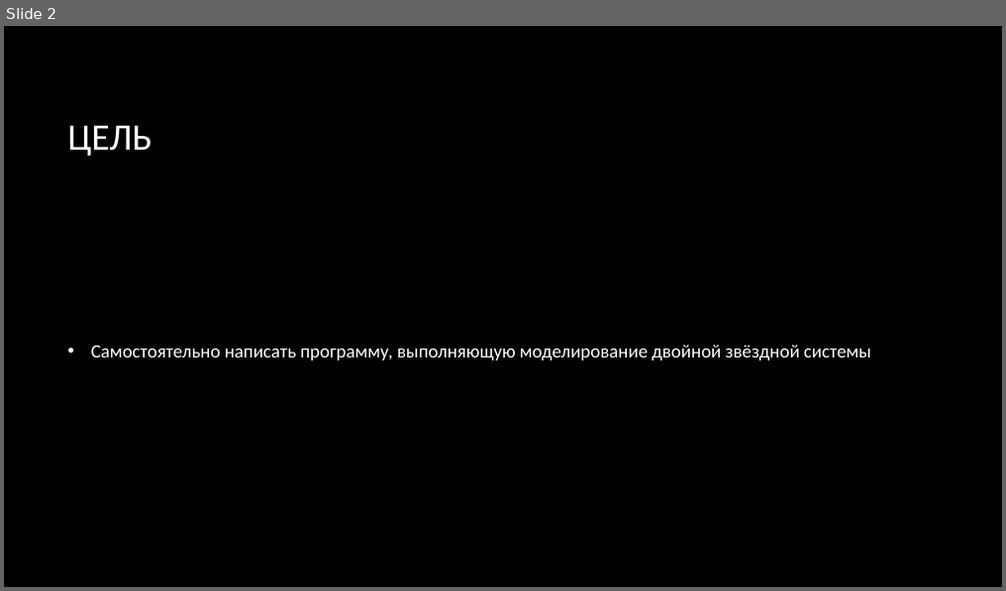
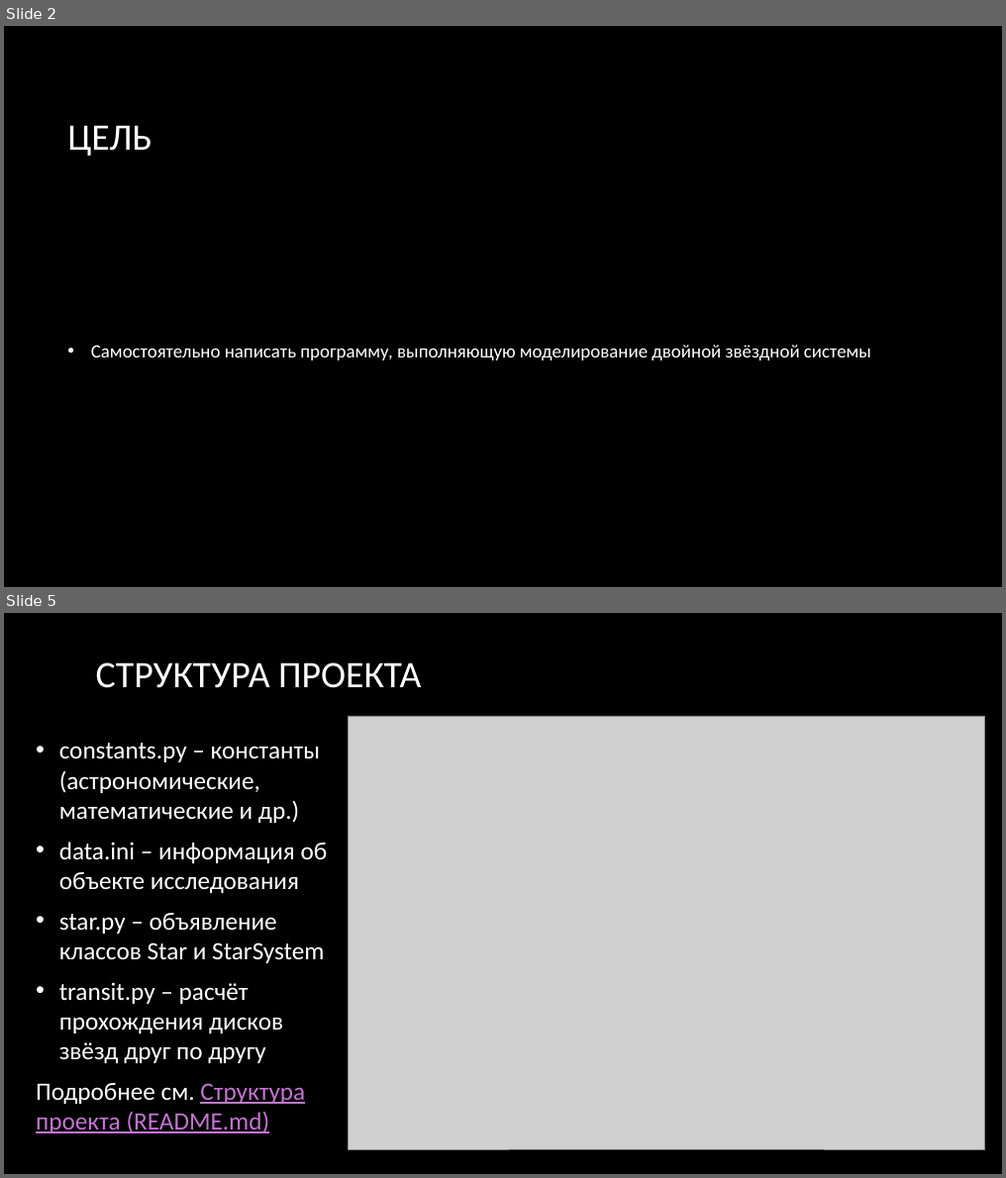
Before and after one commit to wsadqert/scientificProject, a slide deck: src/Компьютерное моделирование кривой блеска затменной звёздной системы.pptx. Shown one above the other, each under a label of ours: slide 2 before the commit, slides 2 and 5 after it; the slides between them are not shown. The pictures are 1006x591 and 1006x1178 pixels, drawn with LibreOffice and Linux fonts; fonts in the diff are those of the drawing; grey boxes stand for pictures; background and template pictures are left out. Boxes give left, top, right and bottom in pixels: in the first picture for what was removed or moved away, otherwise in the second. Text is boxed around its words. In the diff, an @@ line names an element or a change of style, - is before the commit and + after.

```diff
--- a/src/Компьютерное моделирование кривой блеска затменной звёздной системы.pptx
+++ b/src/Компьютерное моделирование кривой блеска затменной звёздной системы.pptx
@@ slide 5 added at <box>4,613,1002,1174</box>, background picture (left out) @@
@@ title added at <box>96,663,421,688</box>, 36 pt, text #FFFFFF @@
+СТРУКТУРА ПРОЕКТА
@@ picture added at <box>349,716,985,1150</box> @@
@@ text added at <box>36,743,328,1134</box>, 24 pt, text #FFFFFF @@
+• constants.py – константы (астрономические, математические и др.)
+• data.ini – информация об объекте исследования
+• star.py – объявление классов Star и StarSystem
+• transit.py – расчёт прохождения дисков звёзд друг по другу
+Подробнее см. Структура проекта (README.md)
```
Also in this commit, not shown: 3 slides changed, 5 other slides added, 1 slide removed.
